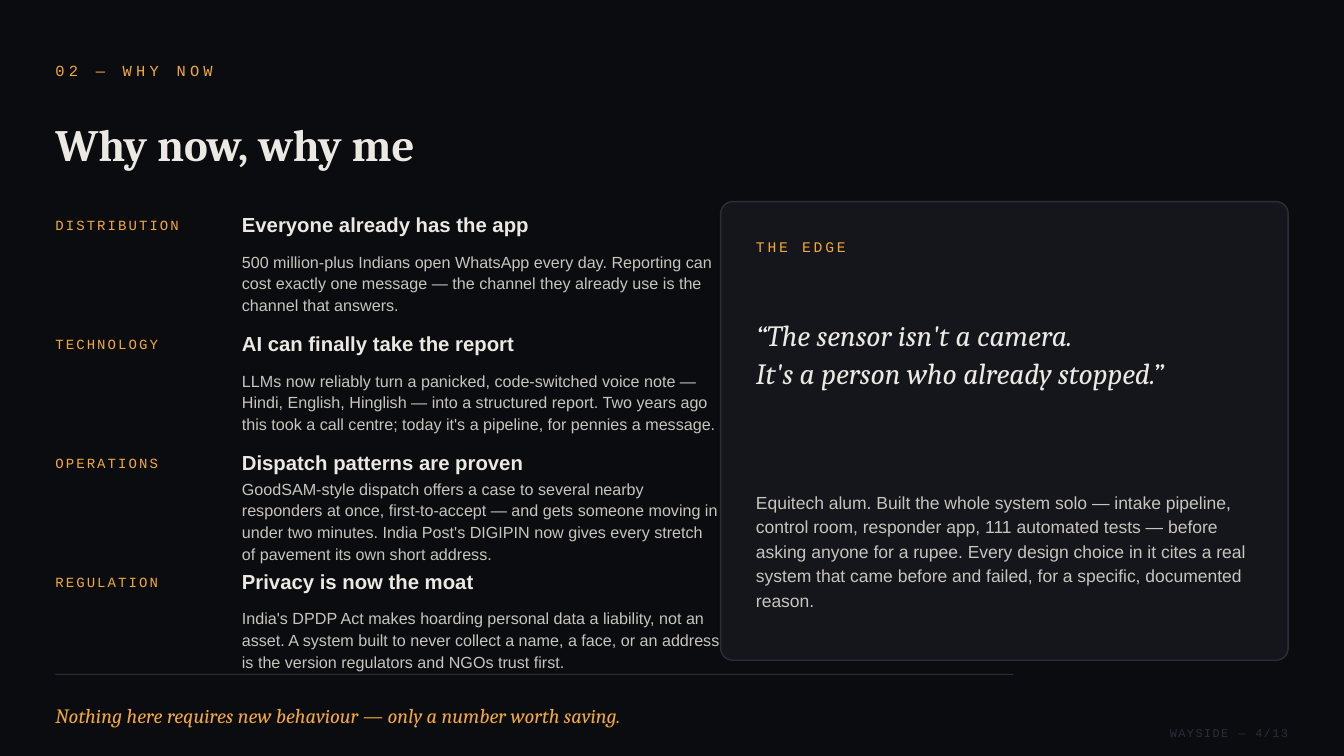
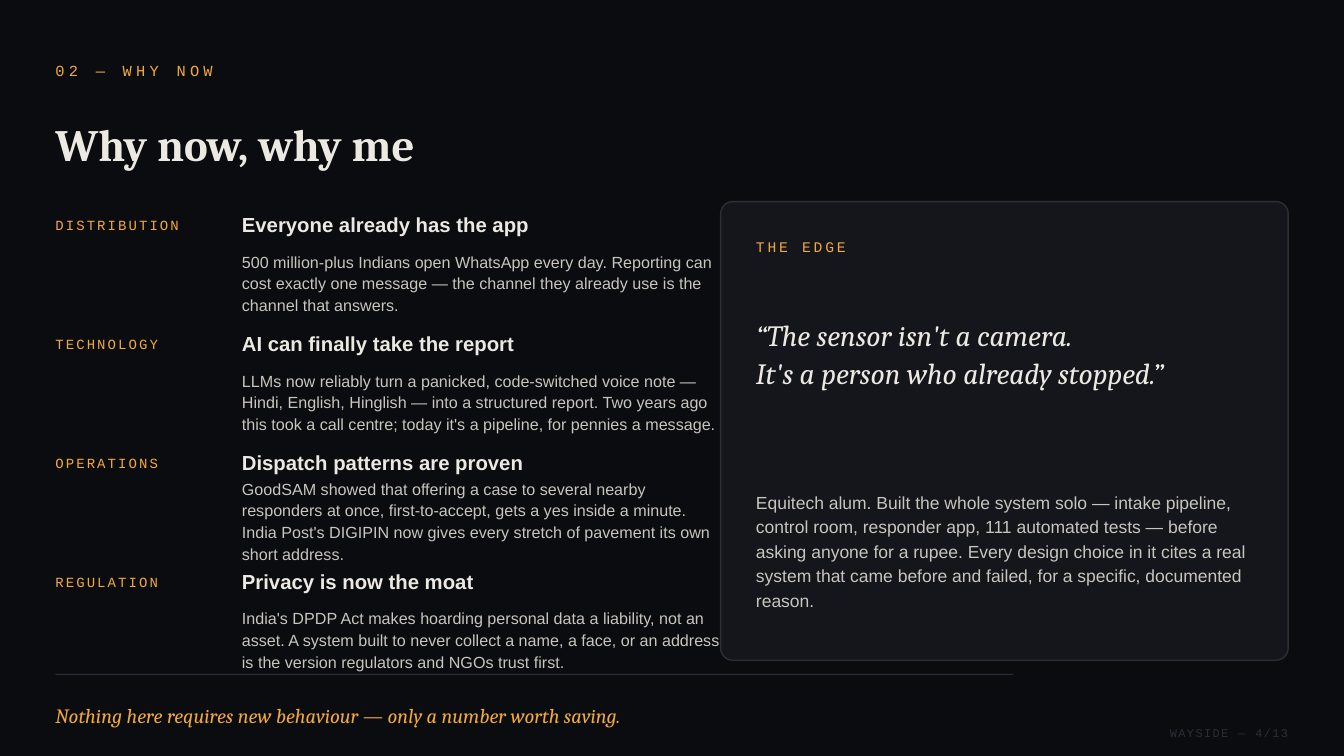
Before and after one commit to Rustom1234/register, a slide deck: slide 4 of research/pitch/wayside-kxic-pitch.pptx. Drawn at 1344x756 pixels with LibreOffice and Linux fonts; fonts in the diff are those of the drawing. Boxes give left, top, right and bottom in pixels: in the first picture for what was removed or moved away, otherwise in the second. Text is boxed around its words. In the diff, an @@ line names an element or a change of style, - is before the commit and + after.

```diff
--- a/research/pitch/wayside-kxic-pitch.pptx
+++ b/research/pitch/wayside-kxic-pitch.pptx
@@ text at <box>242,483,710,560</box>: text changed @@
-GoodSAM-style dispatch offers a case to several nearby responders at once, first-to-accept — and gets someone moving in under two minutes. India Post's DIGIPIN now gives every stretch of pavement its own short address.
+GoodSAM showed that offering a case to several nearby responders at once, first-to-accept, gets a yes inside a minute. India Post's DIGIPIN now gives every stretch of pavement its own short address.
```
Also in this commit, not shown: 2 other files.
